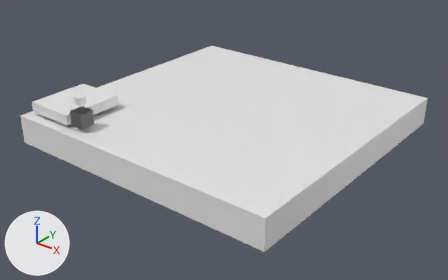
What one commit did to the glTF model assets/map_room1.gltf.
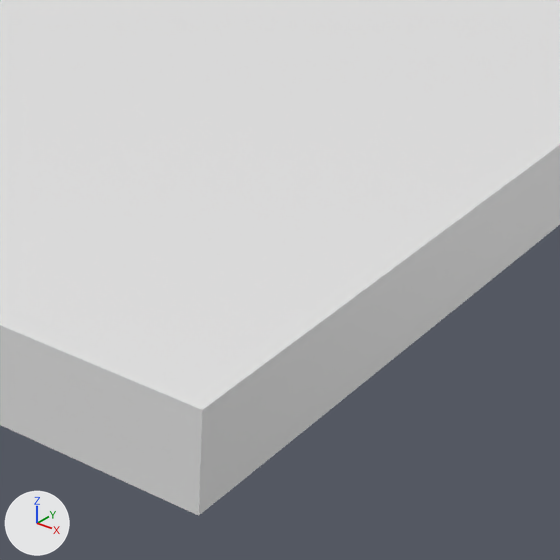
The first picture shows the older version from a 50 mm camera at (12.21, -15.63, 8.32) aimed at (0.25, -0.68, -0.95). The close-ups show both versions on the part from 45% to 85% of the width and 31% to 95% of the height of that picture; other places that the commit changed are outside them. The axes (+X, +Y, +Z) are drawn at lower left. The lights are the same throughout. Where no turn or scale is listed for an object, it has been applied to the vertices.
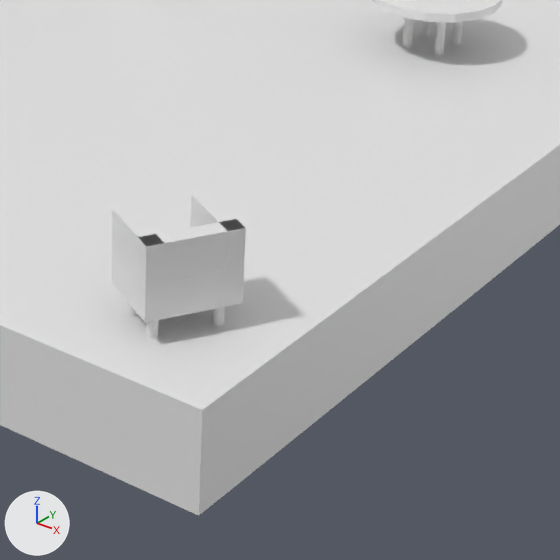
Edits to the bpy script that builds the scene:
```text
Add me_cylinder_032:
    me_cylinder_032.from_pydata(...)  # a 16-sided cylinder along z spanning x -0.05..0.05, y -0.05..0.05, z -0.29..0.29
Add me_cylinder_029:
    me_cylinder_029.from_pydata(...)  # a 16-sided cylinder along z spanning x -0.72..0.72, y -0.72..0.72, z -0.048..0.048
Add me_cube_018:
    me_cube_018.from_pydata([(0.351, -0.111, 0.175), (0.351, -0.111, -0.175), (0.272, -0.249, 0.175), (0.272, -0.249, -0.175), (-0.272, 0.249, 0.175), (-0.272, 0.249, -0.175), (-0.351, 0.111, 0.175), (-0.351, 0.111, -0.175)], [], [(0, 4, 6), (0, 6, 2), (3, 2, 6), (3, 6, 7), (7, 6, 4), (7, 4, 5), (5, 1, 3), (5, 3, 7), (1, 0, 2), (1, 2, 3), (5, 4, 0), (5, 0, 1)])
    me_cube_018.materials.append(mat_material)  # white #e7e7e7
Add me_cube_016:
    me_cube_016.from_pydata([(0.295, 0.338, 0.175), (0.295, 0.338, -0.175), (-0.145, -0.424, 0.175), (-0.145, -0.424, -0.175), (0.145, 0.424, 0.175), (0.145, 0.424, -0.175), (-0.295, -0.338, 0.175), (-0.295, -0.338, -0.175)], [], [(0, 4, 6), (0, 6, 2), (3, 2, 6), (3, 6, 7), (7, 6, 4), (7, 4, 5), (5, 1, 3), (5, 3, 7), (1, 0, 2), (1, 2, 3), (5, 4, 0), (5, 0, 1)])
    me_cube_016.materials.append(mat_material)  # white #e7e7e7
Add me_cylinder_023:
    me_cylinder_023.from_pydata(...)  # a 16-sided cylinder along z spanning x -0.05..0.05, y -0.05..0.05, z -0.12..0.12
Add me_cube_015:
    me_cube_015.from_pydata([(0.532, 0.201, 0.175), (0.532, 0.201, -0.175), (0.092, -0.561, 0.175), (0.092, -0.561, -0.175), (-0.092, 0.561, 0.175), (-0.092, 0.561, -0.175), (-0.532, -0.201, 0.175), (-0.532, -0.201, -0.175)], [], [(0, 4, 6), (0, 6, 2), (3, 2, 6), (3, 6, 7), (7, 6, 4), (7, 4, 5), (5, 1, 3), (5, 3, 7), (1, 0, 2), (1, 2, 3), (5, 4, 0), (5, 0, 1)])
    me_cube_015.materials.append(mat_material)  # white #e7e7e7
Add ob_cylinder_028:
    ob_cylinder_028 = bpy.data.objects.new('Cylinder.028', me_cylinder_032)
    ob_cylinder_028.location = (2.5, 2.9, 0.3)
Add ob_cylinder_027:
    ob_cylinder_027 = bpy.data.objects.new('Cylinder.027', me_cylinder_032.copy())
    ob_cylinder_027.location = (2.9, 2.9, 0.3)
Add ob_cylinder_026:
    ob_cylinder_026 = bpy.data.objects.new('Cylinder.026', me_cylinder_032.copy())
    ob_cylinder_026.location = (2.9, 2.5, 0.3)
Add ob_cylinder_029:
    ob_cylinder_029 = bpy.data.objects.new('Cylinder.029', me_cylinder_029)
    ob_cylinder_029.location = (2.7, 2.7, 0.6)
Add ob_cylinder_025:
    ob_cylinder_025 = bpy.data.objects.new('Cylinder.025', me_cylinder_032.copy())
    ob_cylinder_025.location = (2.5, 2.5, 0.28)
Add ob_cube_016:
    ob_cube_016 = bpy.data.objects.new('Cube.016', me_cube_018)
    ob_cube_016.location = (4.19, -3.67, 0.77)
Add ob_cube_015:
    ob_cube_015 = bpy.data.objects.new('Cube.015', me_cube_018.copy())
    ob_cube_015.location = (3.83, -4.3, 0.77)
Add ob_cube_014:
    ob_cube_014 = bpy.data.objects.new('Cube.014', me_cube_016)
    ob_cube_014.location = (4.24, -4.12, 0.77)
Add ob_cylinder_023:
    ob_cylinder_023 = bpy.data.objects.new('Cylinder.023', me_cylinder_023)
    ob_cylinder_023.location = (4.33, -3.82, 0.12)
Add ob_cylinder_022:
    ob_cylinder_022 = bpy.data.objects.new('Cylinder.022', me_cylinder_023.copy())
    ob_cylinder_022.location = (4.03, -4.34, 0.12)
Add ob_cylinder_021:
    ob_cylinder_021 = bpy.data.objects.new('Cylinder.021', me_cylinder_023.copy())
    ob_cylinder_021.location = (3.68, -4.14, 0.12)
Add ob_cube_013:
    ob_cube_013 = bpy.data.objects.new('Cube.013', me_cube_015)
    ob_cube_013.location = (4.01, -3.98, 0.42)
```

Boxes (x1, y1, x2, y2) around the edits, measured in the close-ups (560 x 560 px):
'Cube.013', added
    after: (111, 247, 244, 323)
'Cube.014', added
    after: (137, 220, 243, 285)
'Cube.015', added
    after: (112, 205, 165, 285)
'Cylinder.029', added
    after: (372, 0, 502, 23)
'Cube.016', added
    after: (190, 191, 246, 269)
'Cylinder.026', added
    after: (434, 22, 446, 55)
'Cylinder.025', added
    after: (402, 18, 414, 48)
'Cylinder.022', added
    after: (146, 320, 159, 339)
'Cylinder.027', added
    after: (452, 22, 463, 45)
'Cylinder.023', added
    after: (212, 307, 224, 325)
'Cylinder.028', added
    after: (420, 21, 430, 36)
'Cylinder.021', added
    after: (127, 303, 138, 316)
